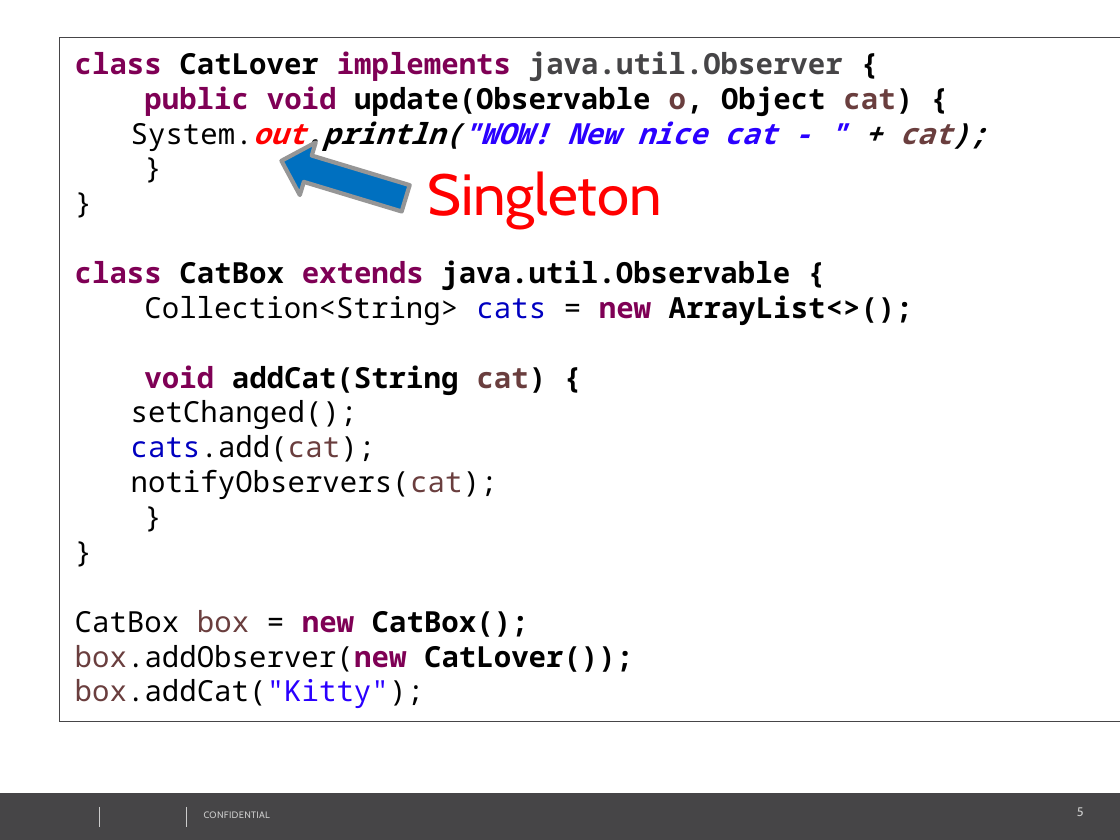
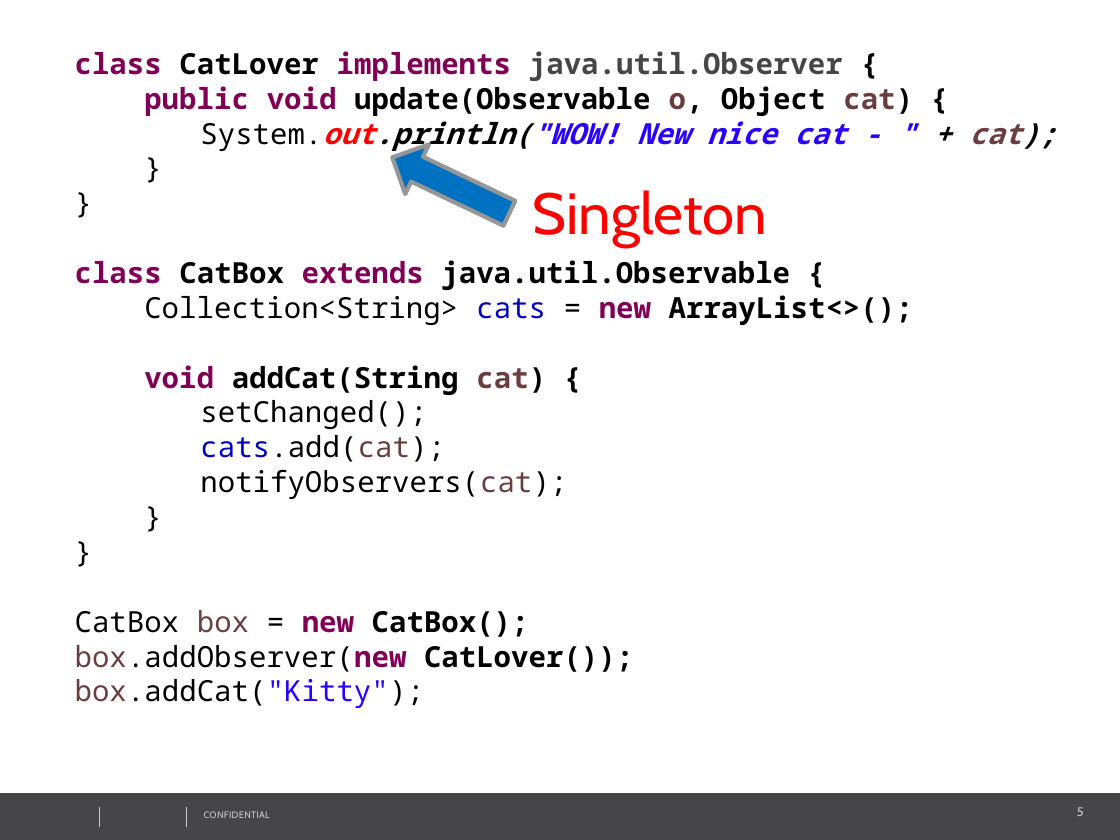
Before and after one commit to vitali-kviatkouski/personal, a slide deck: slide 5 of DesignPatternsQuizFinal.pptx. Drawn at 1120x840 pixels with LibreOffice and Linux fonts; fonts in the diff are those of the drawing; background and template pictures are left out. Boxes give left, top, right and bottom in pixels: in the first picture for what was removed or moved away, otherwise in the second. Text is boxed around its words. In the diff, an @@ line names an element or a change of style, - is before the commit and + after.

Commit message:
Final version of design patterns quiz

```diff
--- a/DesignPatternsQuizFinal.pptx
+++ b/DesignPatternsQuizFinal.pptx
@@ rectangle "class CatLover implements java.util.Observer {": place and size @@
-rectangle "class CatLover implements java.util.Observer {" at <box>60,37,1120,721</box>
+rectangle "class CatLover implements java.util.Observer {" at <box>60,37,1072,721</box>
@@ rectangle "class CatLover implements java.util.Observer {" at <box>60,37,1072,721</box>: outline #464547 0.75 pt to #FFFFFF 0.75 pt @@
@@ down arrow at <box>380,133,521,239</box>: rotation 106 to 115 degrees @@
@@ text "Singleton": place and size @@
-text "Singleton" at <box>428,171,662,229</box>
+text "Singleton" at <box>533,190,767,248</box>
```
Also in this commit, not shown: 13 other slides changed, 2 slides added.
